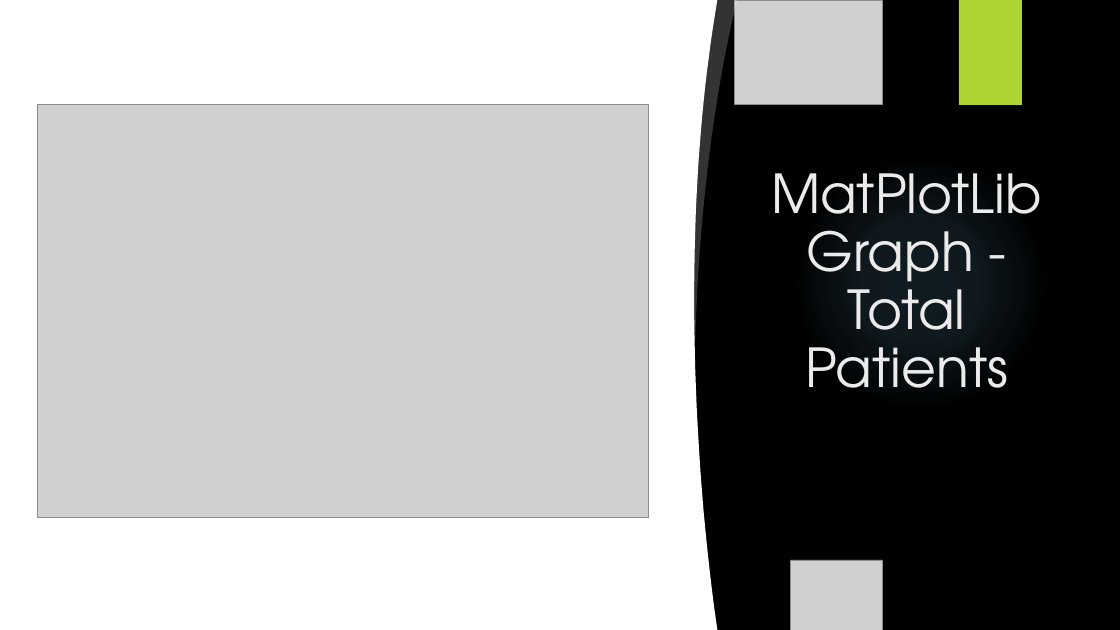
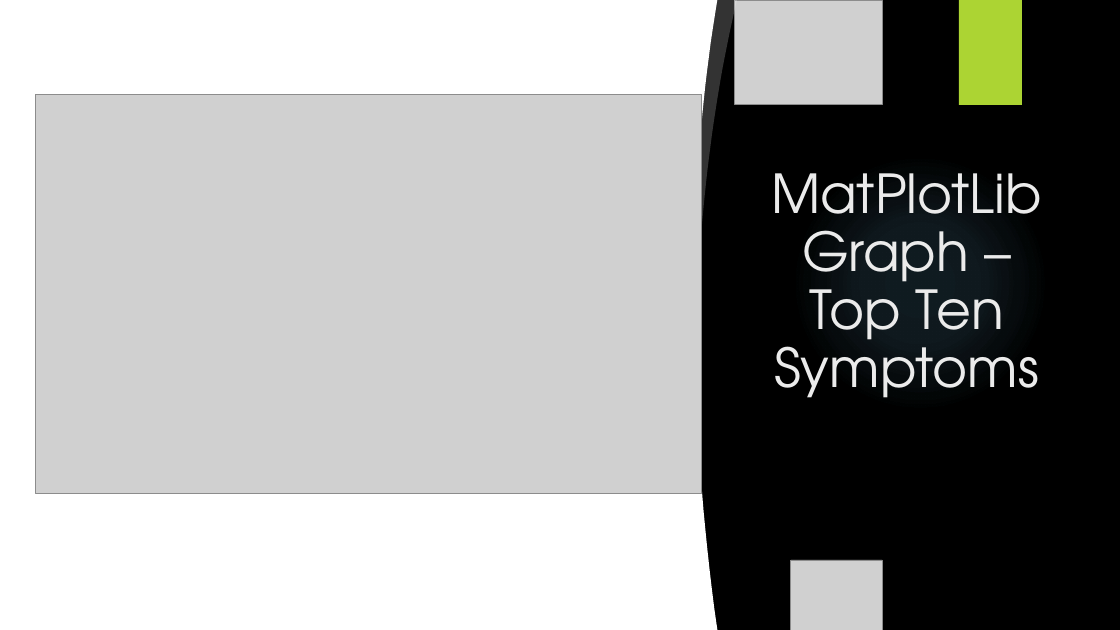
Before and after one commit to johnsetzer3/Disease_Prediction, a slide deck: slide 9 of Team_Code Blue Final Project.pptx (slide 10 before the commit). Drawn at 1120x630 pixels with LibreOffice and Linux fonts; fonts in the diff are those of the drawing; grey boxes stand for pictures; background and template pictures are left out. Boxes give left, top, right and bottom in pixels: in the first picture for what was removed or moved away, otherwise in the second. Text is boxed around its words. In the diff, an @@ line names an element or a change of style, - is before the commit and + after.

```diff
--- a/Team_Code Blue Final Project.pptx
+++ b/Team_Code Blue Final Project.pptx
@@ picture resized from (x1=37, y1=105, x2=649, y2=518) to (x1=35, y1=94, x2=702, y2=494) @@
@@ title at (x1=771, y1=173, x2=1042, y2=398): text changed @@
-MatPlotLib Graph - Total Patients
+MatPlotLib Graph – Top Ten Symptoms
```
Also in this commit, not shown: 2 other slides changed.
